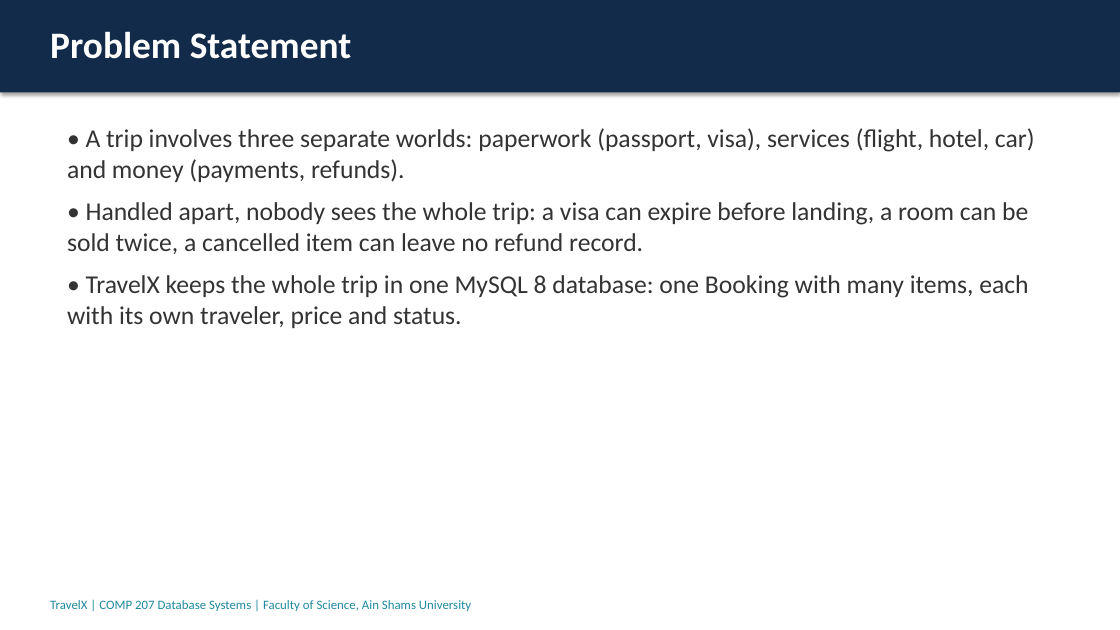
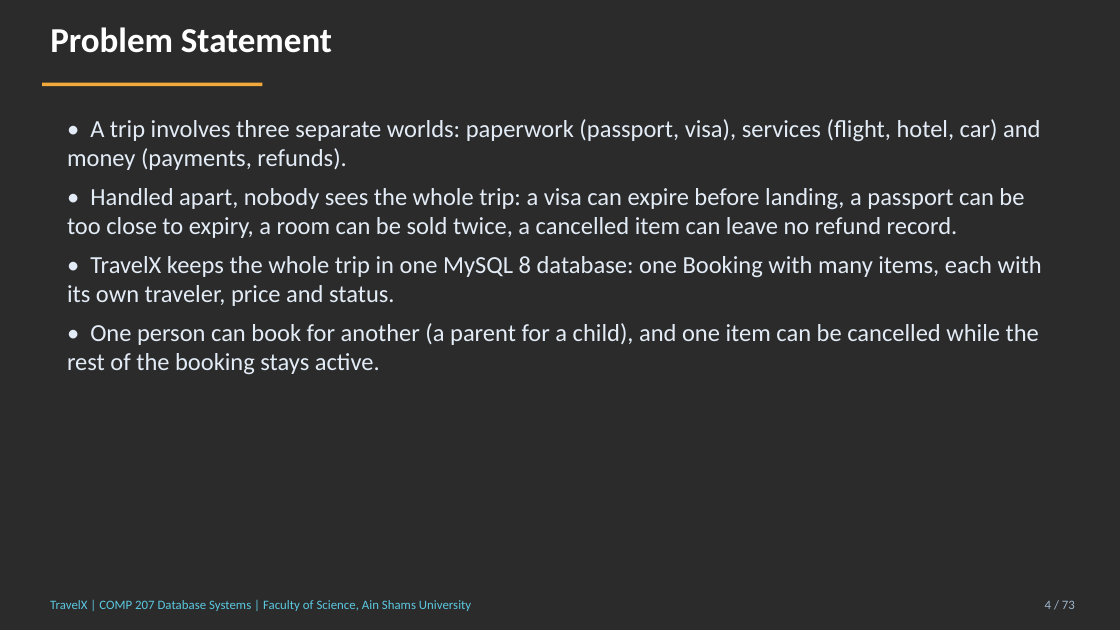
Before and after one commit to aw2818726-eng/travelx-comp207, a slide deck: slide 4 of presentation/TravelX_Presentation.pptx (slide 2 before the commit). Drawn at 1120x630 pixels with LibreOffice and Linux fonts; fonts in the diff are those of the drawing; background and template pictures are left out; a plain dark background stands for a picture behind light text. Boxes give left, top, right and bottom in pixels: in the first picture for what was removed or moved away, otherwise in the second. Text is boxed around its words. In the diff, an @@ line names an element or a change of style, - is before the commit and + after.

```diff
--- a/presentation/TravelX_Presentation.pptx
+++ b/presentation/TravelX_Presentation.pptx
@@ background #FFFFFF to picture (left out) @@
@@ rectangle removed at [0,0,1120,92] @@
@@ text "Problem Statement" at [50,27,332,53]: size 32 to 30 pt; more space between paragraphs @@
@@ rectangle added at [42,82,262,86], fill #F2A93B @@
@@ text "• A trip involves three ...": place and size @@
-text "• A trip involves three ..." at [67,128,1035,328]
+text "• A trip involves three ..." at [67,119,1042,374]
@@ text at [67,119,1042,306]: size 22 to 21 pt, text colour #333333 to #E3ECF6 in "• A trip involves three separate worlds: ...", "• TravelX keeps the whole trip in ..."; less space between paragraphs @@
@@ text at [67,188,1024,238]: text changed; size 22 to 21 pt; text colour #333333 to #E3ECF6 @@
-• Handled apart, nobody sees the whole trip: a visa can expire before landing, a room can be sold twice, a cancelled item can leave no refund record.
+• Handled apart, nobody sees the whole trip: a visa can expire before landing, a passport can be too close to expiry, a room can be sold twice, a cancelled item can leave no refund record.
@@ text at [67,323,1039,374]: paragraph added @@
+• One person can book for another (a parent for a child), and one item can be cancelled while the rest of the booking stays active.
@@ text "TravelX | COMP 207 Database ..." at [50,600,471,611]: text colour #1F8A9E to #5CC8E0; more space between paragraphs @@
@@ text added at [1045,600,1075,609], 11 pt, text #9FB6CC @@
+4 / 73
```
Also in this commit, not shown: 17 other slides changed, 55 slides added, 3 slides removed, 1 other file.
